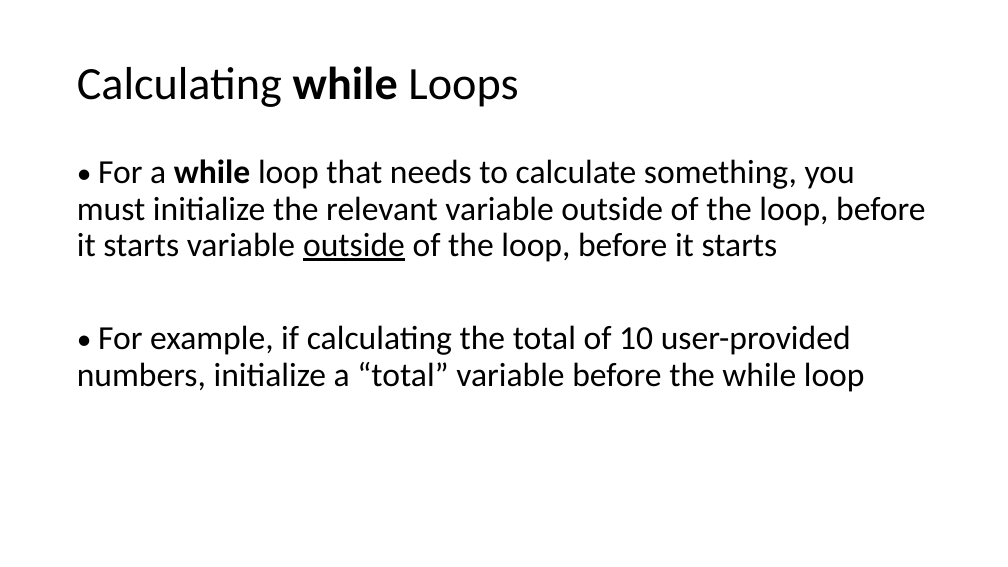
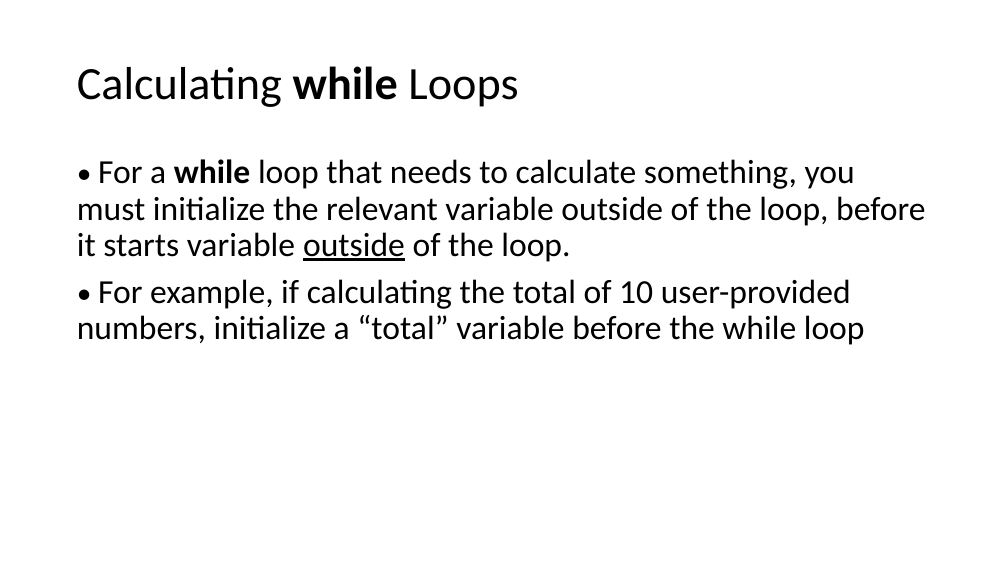
Before and after one commit to HKohin/Python-for-Upward-Bound-Program, a slide deck: slide 18 of PYTHON_7_While Loops.pptx. Drawn at 1008x567 pixels with LibreOffice and Linux fonts; fonts in the diff are those of the drawing. Boxes give left, top, right and bottom in pixels: in the first picture for what was removed or moved away, otherwise in the second. Text is boxed around its words. In the diff, an @@ line names an element or a change of style, - is before the commit and + after.

```diff
--- a/PYTHON_7_While Loops.pptx
+++ b/PYTHON_7_While Loops.pptx
@@ text at <box>77,159,925,262</box>: text changed @@
-• For a while loop that needs to calculate something, you must initialize the relevant variable outside of the loop, before it starts variable outside of the loop, before it starts
+• For a while loop that needs to calculate something, you must initialize the relevant variable outside of the loop, before it starts variable outside of the loop.
```
Also in this commit, not shown: 5 other slides changed, 1 slide added, 2 slides removed.
